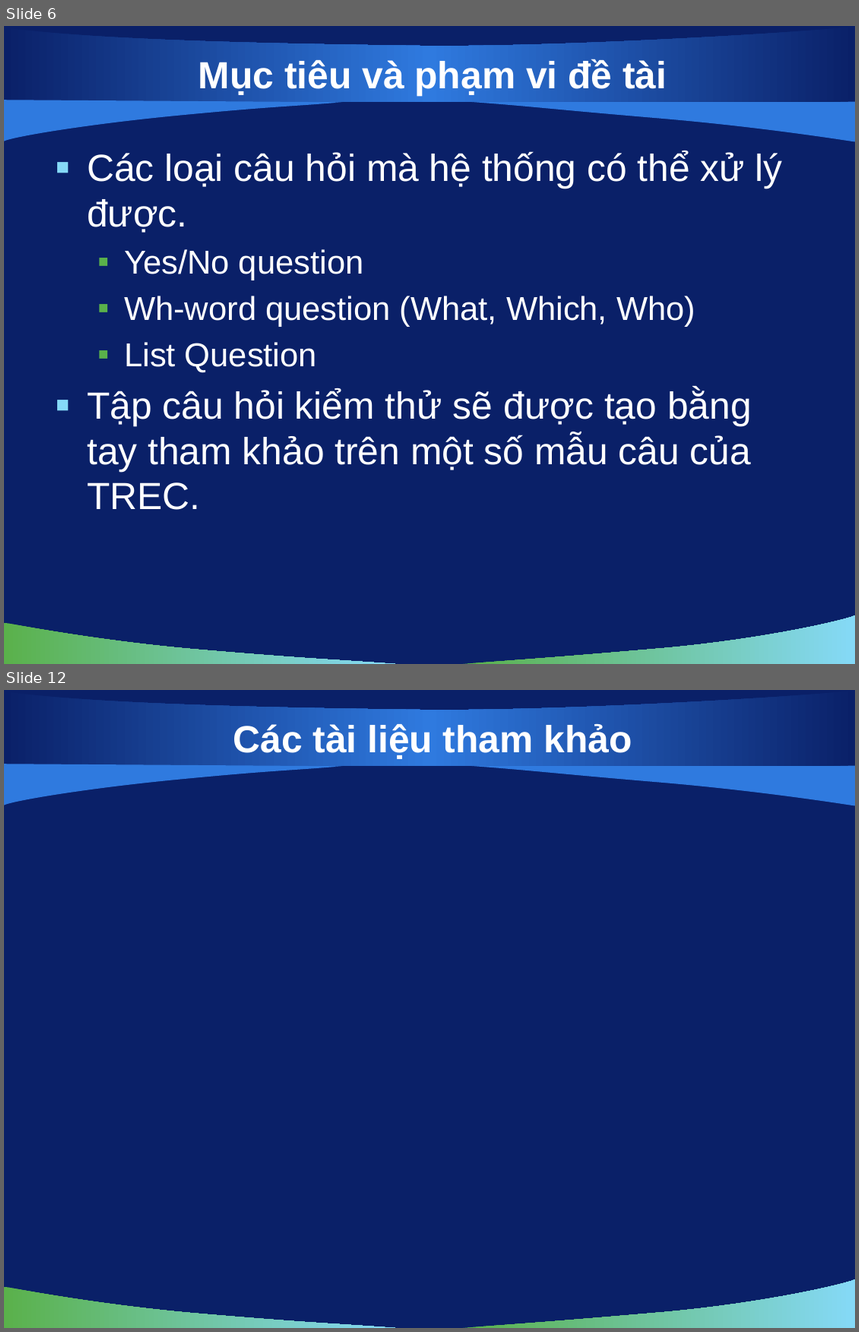
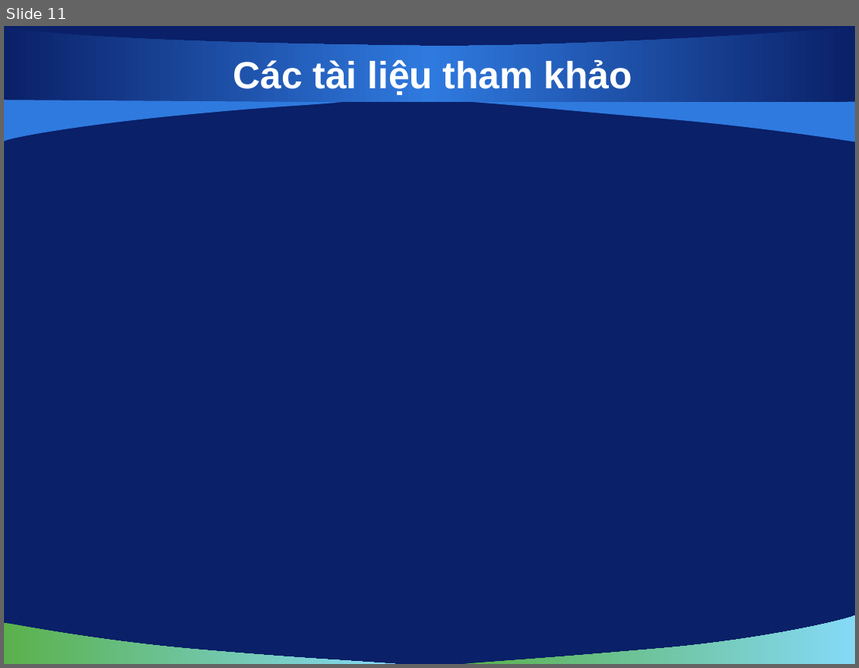
Before and after one commit to hungntit/filnalproject, a slide deck: De Cuong/bao cao luan van/slide 0.2.pptx. Shown one above the other, each under a label of ours: slides 6 and 12 before the commit, slide 11 after it; the slides between them are not shown. The pictures are 859x1332 and 859x668 pixels, drawn with LibreOffice and Linux fonts; fonts in the diff are those of the drawing; background and template pictures are left out. Boxes give left, top, right and bottom in pixels: in the first picture for what was removed or moved away, otherwise in the second. Text is boxed around its words. In the diff, an @@ line names an element or a change of style, - is before the commit and + after.

```diff
--- a/De Cuong/bao cao luan van/slide 0.2.pptx
+++ b/De Cuong/bao cao luan van/slide 0.2.pptx
@@ slide 6 removed at [4, 26, 855, 664], background picture (left out); not listed: 5 template elements that a slide beside it also shows @@
@@ title removed at [199, 59, 667, 96] @@
-Mục tiêu và phạm vi đề tài
@@ text removed at [87, 151, 783, 510] @@
-▪ Các loại câu hỏi mà hệ thống có thể xử lý được.
-  ▪ Yes/No question
-  ▪ Wh-word question (What, Which, Who)
-  ▪ List Question
-▪ Tập câu hỏi kiểm thử sẽ được tạo bằng tay tham khảo trên một số mẫu câu của TREC.
@@ what was slide 12 is now slide 11 @@
```
Also in this commit, not shown: 6 slides changed, 4 slides added, 4 other slides removed, 1 other file.
